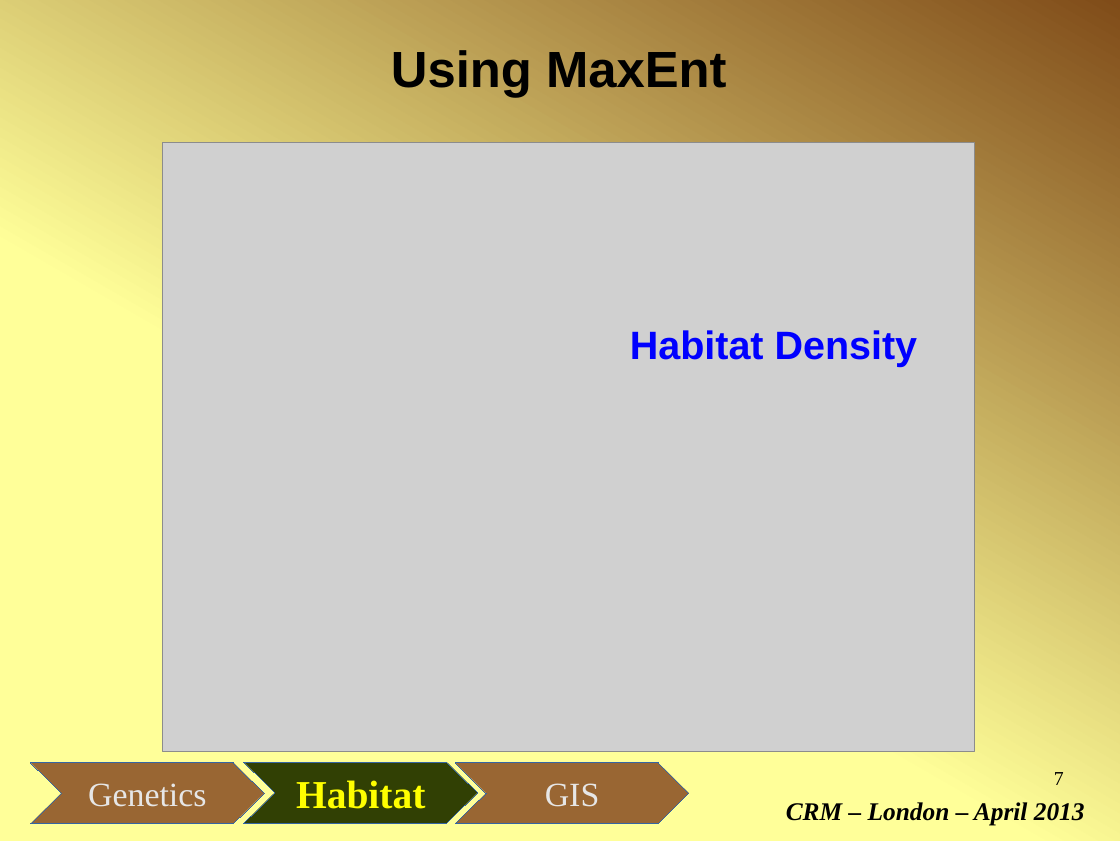
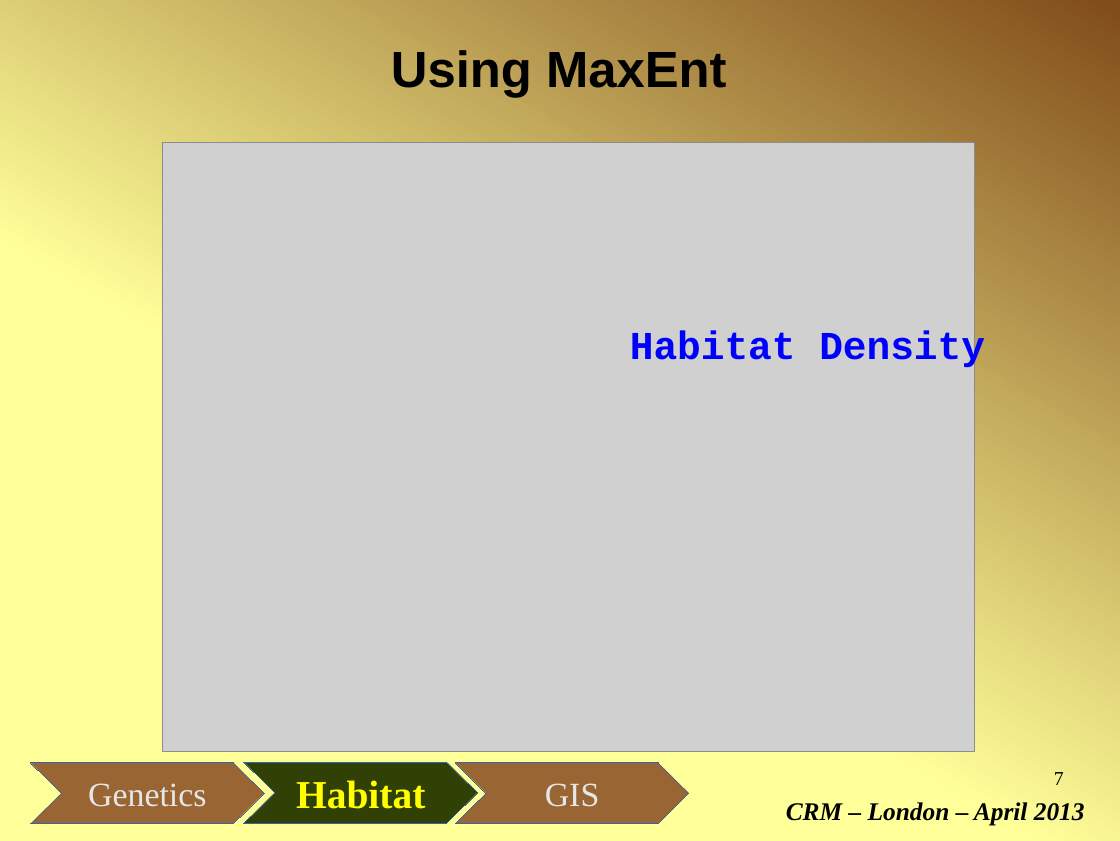
Before and after one commit to micha-silver/popgen-gis, a slide deck: slide 7 of popgen-GIS_Fresia_Silver.odp. Drawn at 1120x841 pixels with LibreOffice and Linux fonts; fonts in the diff are those of the drawing; grey boxes stand for pictures. Boxes give left, top, right and bottom in pixels: in the first picture for what was removed or moved away, otherwise in the second. Text is boxed around its words. In the diff, an @@ line names an element or a change of style, - is before the commit and + after.

```diff
--- a/popgen-GIS_Fresia_Silver.odp
+++ b/popgen-GIS_Fresia_Silver.odp
@@ text "Habitat Density" at [630,331,985,371]: font Arial to Courier New @@
```
Also in this commit, not shown: 5 other slides changed, 1 slide added.
